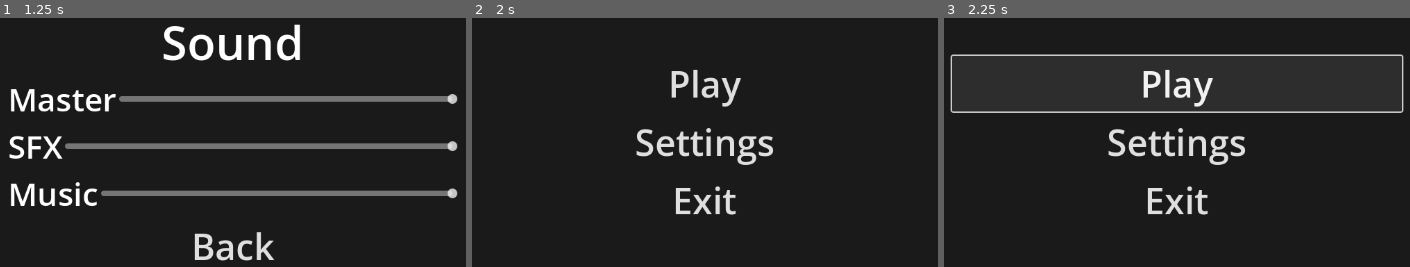
Above: before the commit, frames 1-3 (left to right).
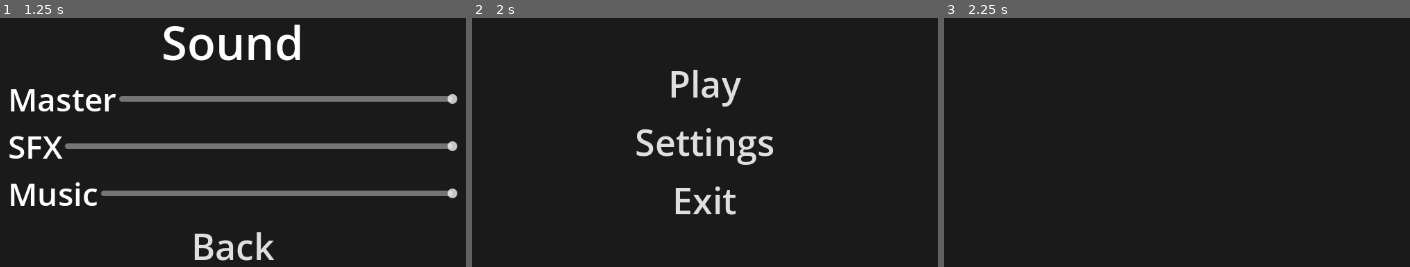
Above: after the commit, the same moments.

Repository: Ahumayed/wild-jam-81
Game: Godot game, scene res://scenes/main_menu.tscn
The game is run twice, just before and just after one commit, with the same random seed, the same clock (stepped at 60 frames per second) and the same inputs.
Inputs:
- Up to frame 1 (1.25 s): click "Settings" at 0.5 s
- Up to frame 2 (2 s): click "Back" at 1.25 s
- Up to frame 3 (2.25 s): click "Play" at 2 s

Frames 1-2 are identical in both runs. In frame 3, 4.7% of the frame differs, in the area x 1-99%, y 14-80%.

Commit message:
some changes to make loading more dynamic

Diff:
--- a/project.godot
+++ b/project.godot
@@ -21,11 +21,19 @@
 
 [autoload]
 
-Global="*res://global.gd"
+Global="*res://scripts/global.gd"
 
 [display]
 
 window/stretch/mode="viewport"
+
+[file_customization]
+
+folder_colors={
+"res://assets/": "blue",
+"res://scenes/": "red",
+"res://scripts/": "green"
+}
 
 [input]
 
--- /dev/null
+++ b/scenes/test.tscn
@@ -0,0 +1,3 @@
+[gd_scene format=3 uid="uid://bw04hg3dbjm46"]
+
+[node name="Test" type="Node2D"]
--- a/scripts/main_menu.gd
+++ b/scripts/main_menu.gd
@@ -1,4 +1,7 @@
 extends AspectRatioContainer
+
+@export var main_scene: String = "res://scenes/test.tscn"
+@export var settings_menu_scene: String = "res://scenes/settings_menu.tscn"
 
 func _ready() -> void:
 	Global.save_game()
@@ -8,8 +11,8 @@
 
 
 func _on_play_button_pressed() -> void:
-	Global.change_scene("res://scenes/main.tscn")
+	Global.change_scene(main_scene)
 
 
 func _on_settings_button_pressed() -> void:
-	Global.change_scene("res://scenes/settings_menu.tscn")
+	Global.change_scene(settings_menu_scene)
--- a/scripts/settings_menu.gd
+++ b/scripts/settings_menu.gd
@@ -1,4 +1,6 @@
 extends AspectRatioContainer
+
+@export var main_menu_scene_path: String = "res://scenes/main_menu.tscn"
 
 var master_volume = 0
 var sfx_volume = 0
@@ -7,7 +9,6 @@
 @onready var master_slider: HSlider = $VBoxContainer/Master/MasterSlider
 @onready var sfx_slider: HSlider = $VBoxContainer/SFX/SFXSlider
 @onready var music_slider: HSlider = $VBoxContainer/Music/MusicSlider
-
 
 func _ready() -> void:
 	master_volume = AudioServer.get_bus_volume_linear(0)
@@ -20,7 +21,7 @@
 	music_slider.value = music_volume
 
 func _on_exit_button_pressed() -> void:
-	Global.change_scene("res://scenes/main_menu.tscn")
+	Global.change_scene(main_menu_scene_path)
 
 
 func _on_master_slider_value_changed(value: float) -> void:
Renamed: global.gd -> scripts/global.gd
Renamed: global.gd.uid -> scripts/global.gd.uid
